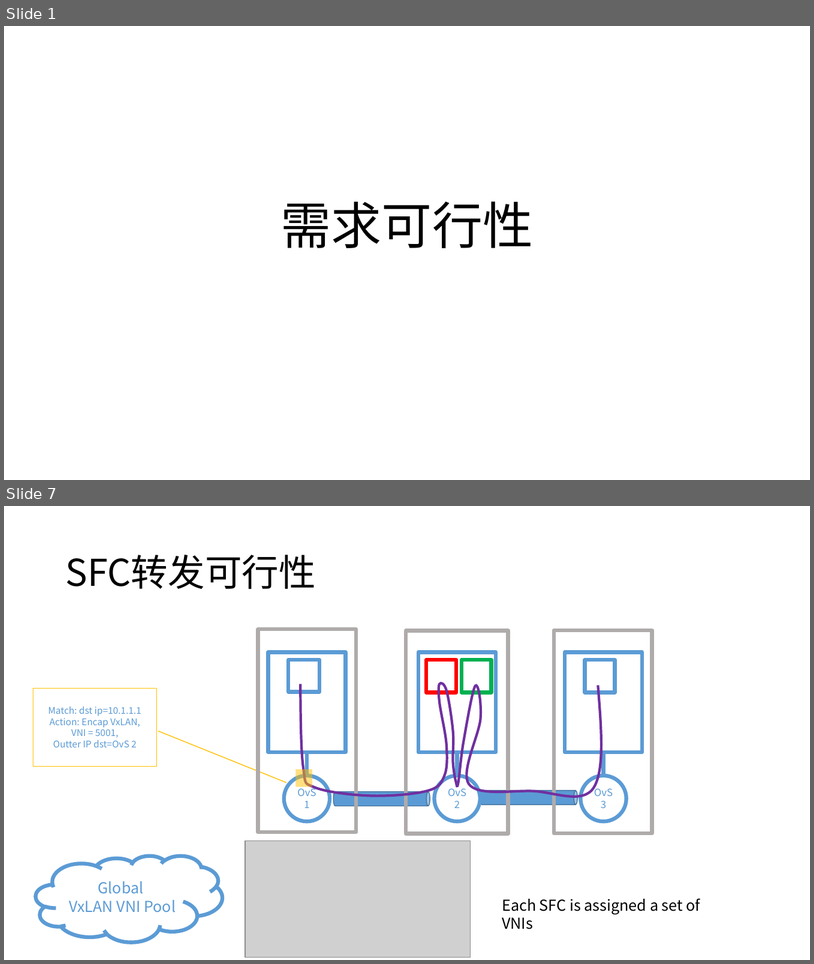
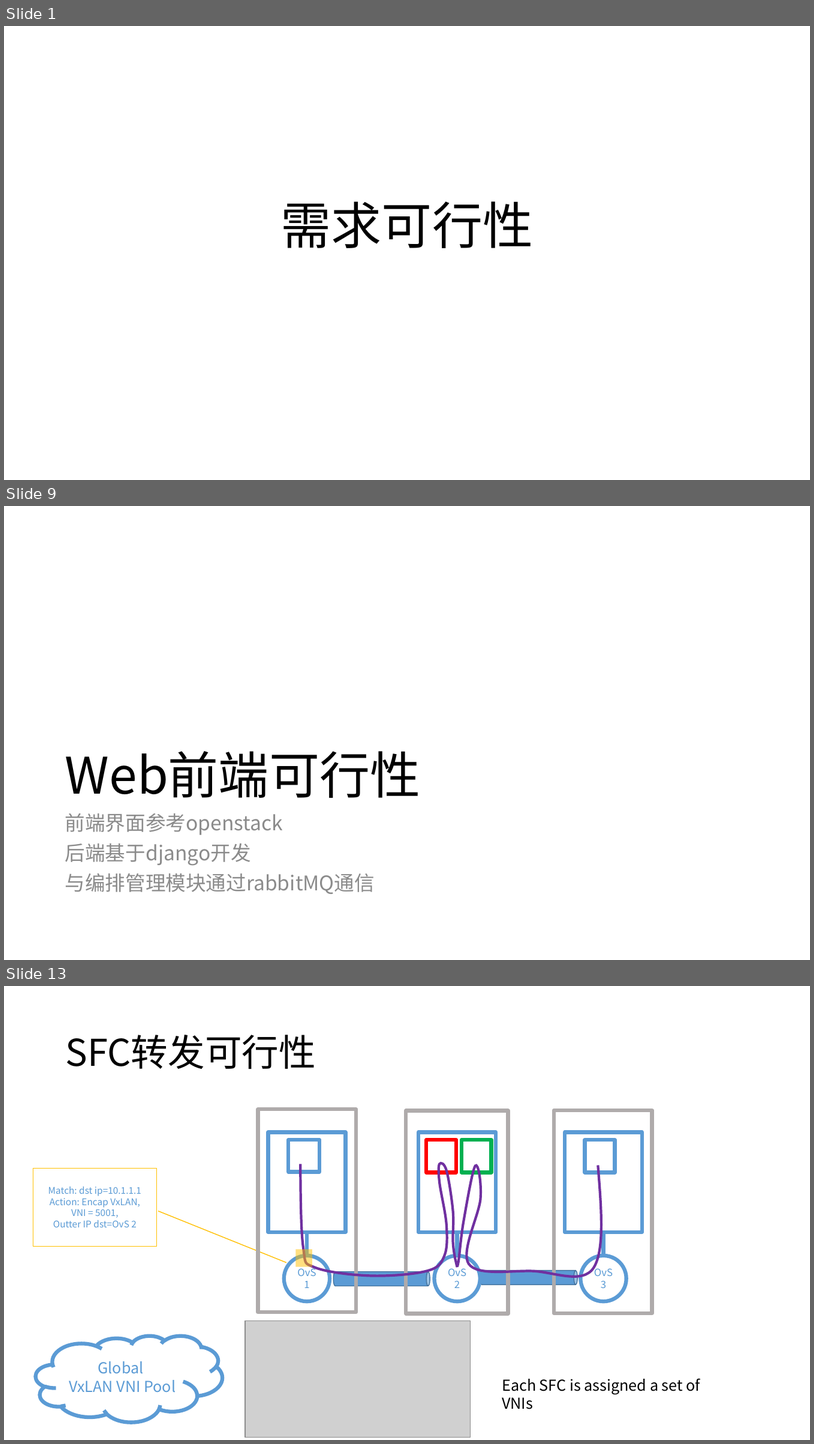
Before and after one commit to magaboomchen/SelfAdaptiveMano, a slide deck: doc/SoftwareEngineering/SoftwareRequirements/RequirementFeasibility.pptx. Shown one above the other, each under a label of ours: slides 1 and 7 before the commit, slides 1, 9 and 13 after it; the slides between them are not shown. The pictures are 814x964 and 814x1444 pixels, drawn with LibreOffice and Linux fonts; fonts in the diff are those of the drawing; grey boxes stand for pictures. Boxes give left, top, right and bottom in pixels: in the first picture for what was removed or moved away, otherwise in the second. Text is boxed around its words. In the diff, an @@ line names an element or a change of style, - is before the commit and + after.

```diff
--- a/doc/SoftwareEngineering/SoftwareRequirements/RequirementFeasibility.pptx
+++ b/doc/SoftwareEngineering/SoftwareRequirements/RequirementFeasibility.pptx
@@ slide 9 added at (x1=4, y1=506, x2=810, y2=960), background #FFFFFF @@
@@ title added at (x1=65, y1=751, x2=420, y2=798), 60 pt, text #000000 @@
+Web前端可行性
@@ text added at (x1=65, y1=813, x2=375, y2=894), 24 pt, text #8C8C8C @@
+前端界面参考openstack
+后端基于django开发
+与编排管理模块通过rabbitMQ通信
@@ what was slide 7 is now slide 13 @@
```
Also in this commit, not shown: 6 slides changed, 9 other slides added, 5 other files.
